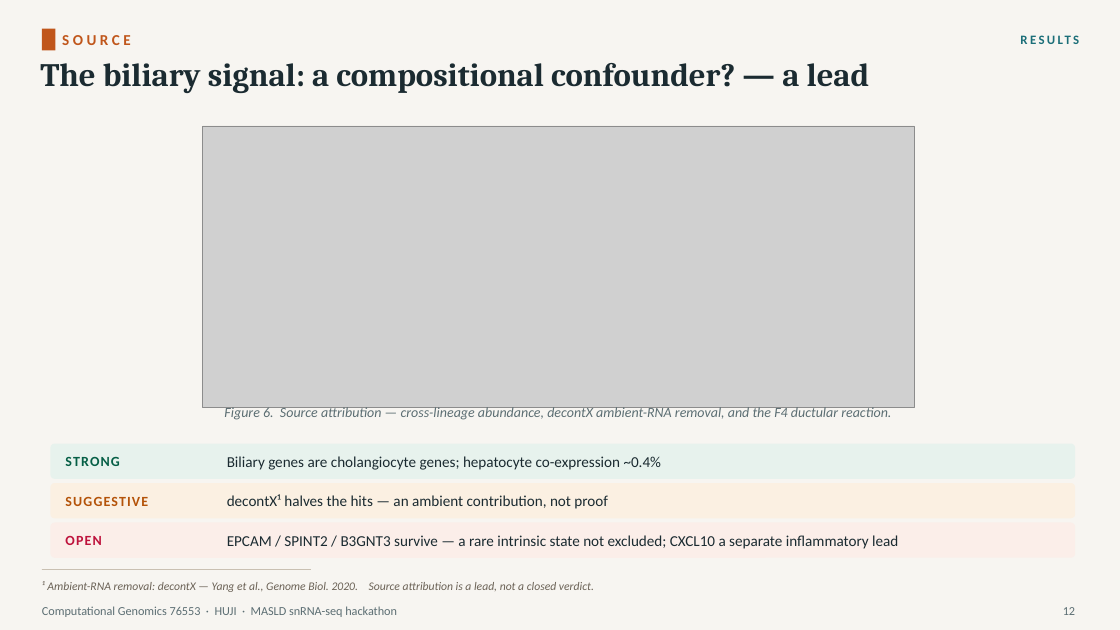
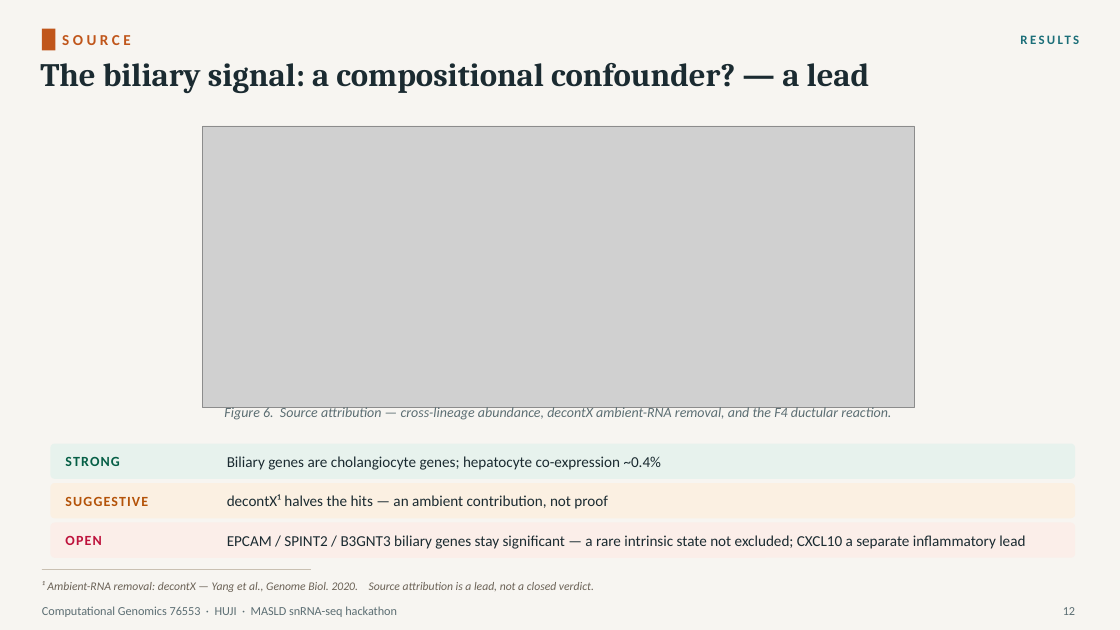
Before and after one commit to roeetekoah/liver-zonation, a slide deck: slide 15 of presentation/MASLD_stages_computational_analysis_roee_shira.pptx (slide 14 before the commit). Drawn at 1120x630 pixels with LibreOffice and Linux fonts; fonts in the diff are those of the drawing; grey boxes stand for pictures. Boxes give left, top, right and bottom in pixels: in the first picture for what was removed or moved away, otherwise in the second. Text is boxed around its words. In the diff, an @@ line names an element or a change of style, - is before the commit and + after.

```diff
--- a/presentation/MASLD_stages_computational_analysis_roee_shira.pptx
+++ b/presentation/MASLD_stages_computational_analysis_roee_shira.pptx
@@ text at bbox=[227, 535, 1025, 549]: text changed @@
-EPCAM / SPINT2 / B3GNT3 survive — a rare intrinsic state not excluded; CXCL10 a separate inflammatory lead
+EPCAM / SPINT2 / B3GNT3 biliary genes stay significant — a rare intrinsic state not excluded; CXCL10 a separate inflammatory lead
```
Also in this commit, not shown: 13 other slides changed, 2 slides added, 6 other files.
